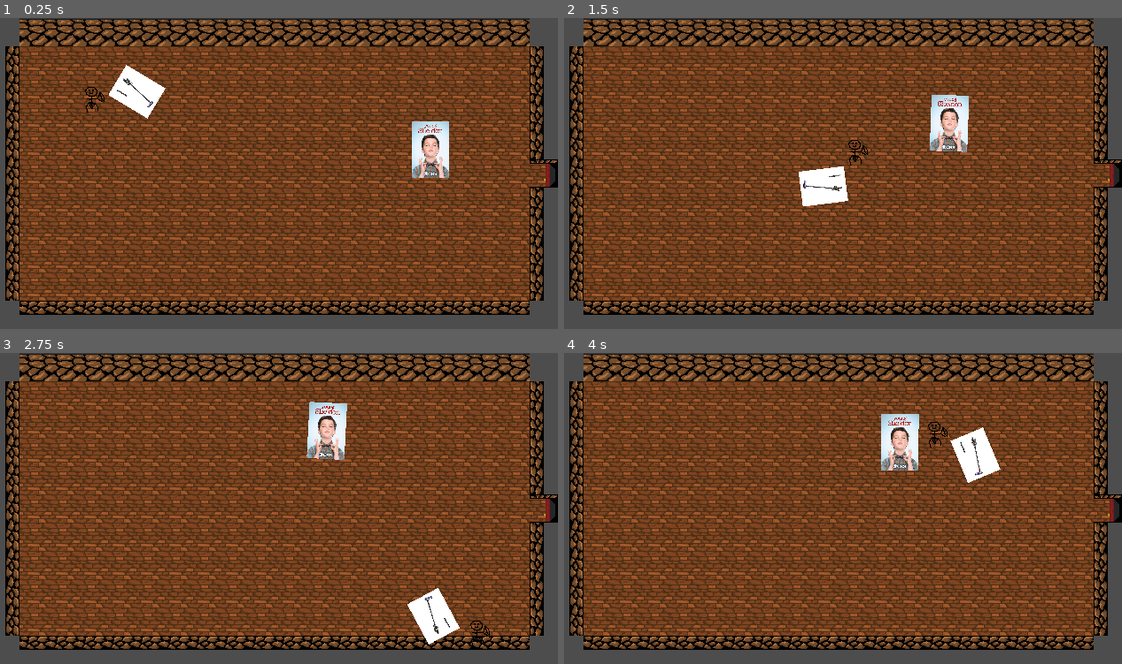
Above: before the commit, frames 1-4 (two rows, left to right).
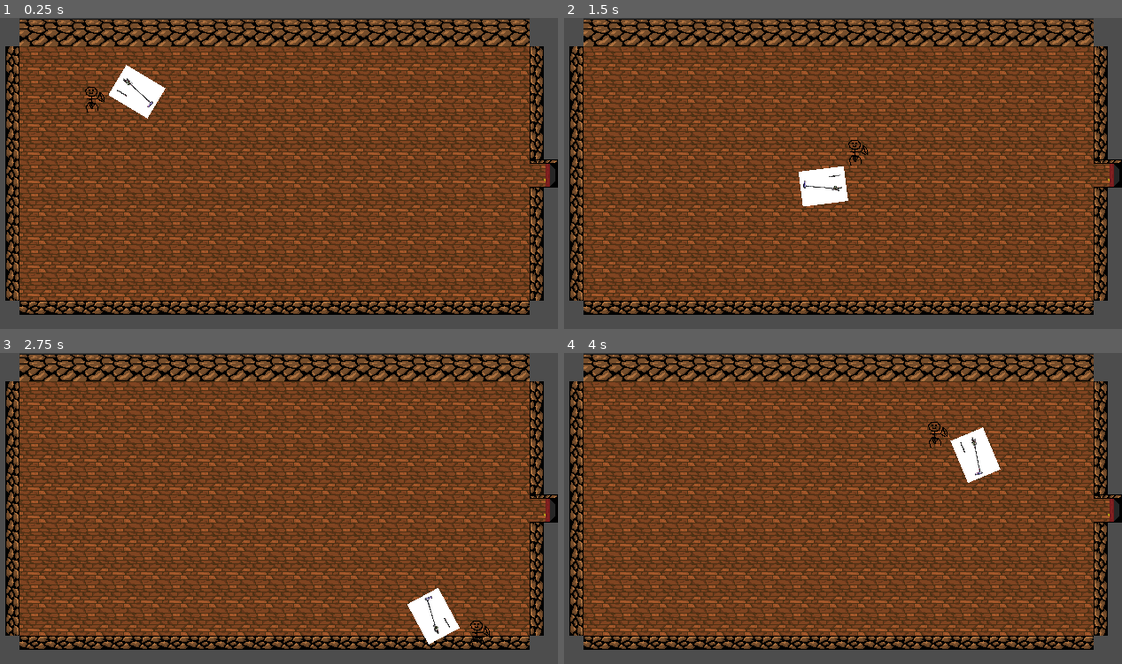
Above: after the commit, the same moments.

Repository: Oatcheese/Ghost-Catchin
Game: Godot game, scene res://Scenes/Main Scene.tscn
Same seed, same stepped clock (60 frames per second), same inputs: the game is played once before the commit and once after it.
Inputs (mouse positions are in pixels of both pictures, inside the frame that each line leads up to):
- Up to frame 1 (0.25 s): no input
- Up to frame 2 (1.5 s): move the mouse to (965, 157) at 0.52 s; hold D (move_right) 0.53-1.28 s; click (965, 157) at 0.67 s; move the mouse to (725, 189) at 1.27 s; hold S (move_down) from 1.28 s (still down)
- Up to frame 3 (2.75 s): move the mouse to (329, 440) at 2.02 s; release S (move_down) at 2.03 s; hold D (move_right) from 2.03 s (still down)
- Up to frame 4 (4 s): move the mouse to (809, 570) at 2.77 s; release D (move_right) at 2.78 s; hold W (move_up) 2.78-3.53 s; click (809, 570) at 2.92 s; move the mouse to (1010, 555) at 3.52 s; hold A (move_left) from 3.53 s (still down)

The runs differ from the first frame. In frame 1, 1.2% of the frame differs, in the area x 73-81%, y 33-52%; in frame 2, 1.2%; in frame 3, 1.2%, in the area x 54-63%, y 15-35%; in frame 4, 1.2%.

Commit message:
added door sprites

Diff:
--- a/Scenes/Main Scene.tscn
+++ b/Scenes/Main Scene.tscn
@@ -5,7 +5,6 @@
 [ext_resource type="Texture2D" uid="uid://cobdtqtbi1mvr" path="res://Sprites/player.png" id="3_ke1vn"]
 [ext_resource type="Script" uid="uid://cvt1e6g7l6yhh" path="res://Scenes/Vacuum.gd" id="3_v87v2"]
 [ext_resource type="Texture2D" uid="uid://mjb53sl3gii1" path="res://Sprites/6ChdiZE3Y84Kn6L9yY8Wtd.jpg" id="4_pilj3"]
-[ext_resource type="PackedScene" uid="uid://cmjfrly4grsig" path="res://Scenes/Ghost.tscn" id="6_156p1"]
 
 [sub_resource type="RectangleShape2D" id="RectangleShape2D_ysm7c"]
 size = Vector2(22, 29)
@@ -34,6 +33,3 @@
 [node name="CollisionShape2D" type="CollisionShape2D" parent="Player" unique_id=774751776]
 position = Vector2(4, 0.5)
 shape = SubResource("RectangleShape2D_ysm7c")
-
-[node name="Ghost" parent="." unique_id=2131525068 instance=ExtResource("6_156p1")]
-position = Vector2(126, -58)
--- a/Scenes/Room2.tscn
+++ b/Scenes/Room2.tscn
@@ -4,8 +4,10 @@
 [ext_resource type="Texture2D" uid="uid://c2rdp2f11y6nn" path="res://Sprites/roof-wall.png" id="1_u5puh"]
 [ext_resource type="Texture2D" uid="uid://bke1rl0k220nn" path="res://Sprites/wall-tile.png" id="2_7v5bi"]
 [ext_resource type="Texture2D" uid="uid://cvof7h028dbbf" path="res://Sprites/side-wall.png" id="2_bbr00"]
-[ext_resource type="Texture2D" uid="uid://bf6otc8dcw8tg" path="res://Sprites/door.png" id="3_8ll4g"]
 [ext_resource type="Script" uid="uid://u214hb2flxv8" path="res://Scripts/Door.gd" id="3_erksf"]
+[ext_resource type="Texture2D" uid="uid://k1eojefnye1g" path="res://Sprites/left-door.png" id="6_8ll4g"]
+[ext_resource type="PackedScene" uid="uid://cmjfrly4grsig" path="res://Scenes/Ghost.tscn" id="7_bbr00"]
+[ext_resource type="Texture2D" uid="uid://dwb1vnmrpbu5e" path="res://Sprites/left-door-open.png" id="7_mdbp1"]
 
 [sub_resource type="TileSetAtlasSource" id="TileSetAtlasSource_mdbp1"]
 texture = ExtResource("1_u5puh")
@@ -48,6 +50,20 @@
 
 [sub_resource type="RectangleShape2D" id="RectangleShape2D_a35do"]
 size = Vector2(32, 32)
+
+[sub_resource type="SpriteFrames" id="SpriteFrames_a35do"]
+animations = [{
+"frames": [{
+"duration": 1.0,
+"texture": ExtResource("6_8ll4g")
+}, {
+"duration": 1.0,
+"texture": ExtResource("7_mdbp1")
+}],
+"loop": 1,
+"name": &"default",
+"speed": 5.0
+}]
 
 [sub_resource type="RectangleShape2D" id="RectangleShape2D_xm0l6"]
 size = Vector2(192, 32)
@@ -104,9 +120,10 @@
 position = Vector2(95, 63)
 shape = SubResource("RectangleShape2D_a35do")
 
-[node name="Sprite2D" type="Sprite2D" parent="Door" unique_id=1143308278]
+[node name="AnimatedSprite2D" type="AnimatedSprite2D" parent="Door" unique_id=1022967943]
 position = Vector2(95, 63)
-texture = ExtResource("3_8ll4g")
+sprite_frames = SubResource("SpriteFrames_a35do")
+frame_progress = 0.062084604
 
 [node name="Obstacles" type="StaticBody2D" parent="." unique_id=344178102]
 
@@ -145,3 +162,6 @@
 [node name="CollisionShape2D9" type="CollisionShape2D" parent="Obstacles" unique_id=597713645]
 position = Vector2(272, 144)
 shape = SubResource("RectangleShape2D_we5c8")
+
+[node name="Ghost" parent="." unique_id=2131525068 instance=ExtResource("7_bbr00")]
+position = Vector2(126, -58)
Binary file added: Sprites/corner-wall.png
Not shown, added: Sprites/corner-wall.png.import
Binary file added: Sprites/left-door-open.png
Not shown, added: Sprites/left-door-open.png.import
Binary file added: Sprites/left-door.png
Not shown, added: Sprites/left-door.png.import
Binary file added: Sprites/right-door-open.png
Not shown, added: Sprites/right-door-open.png.import
Binary file added: Sprites/right-door.png
Not shown, added: Sprites/right-door.png.import
Binary file added: Sprites/top-door.png
Not shown, added: Sprites/top-door.png.import
